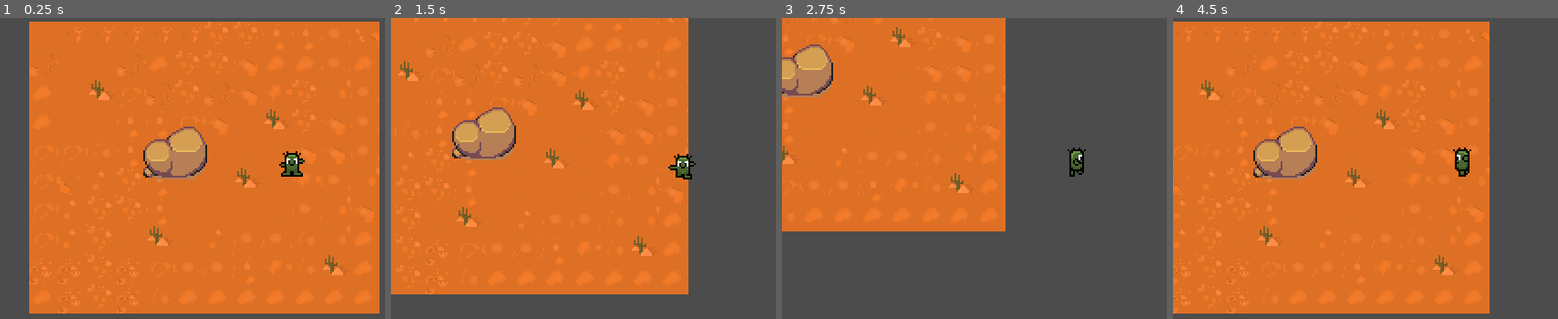
Above: before the commit, frames 1-4 (left to right).
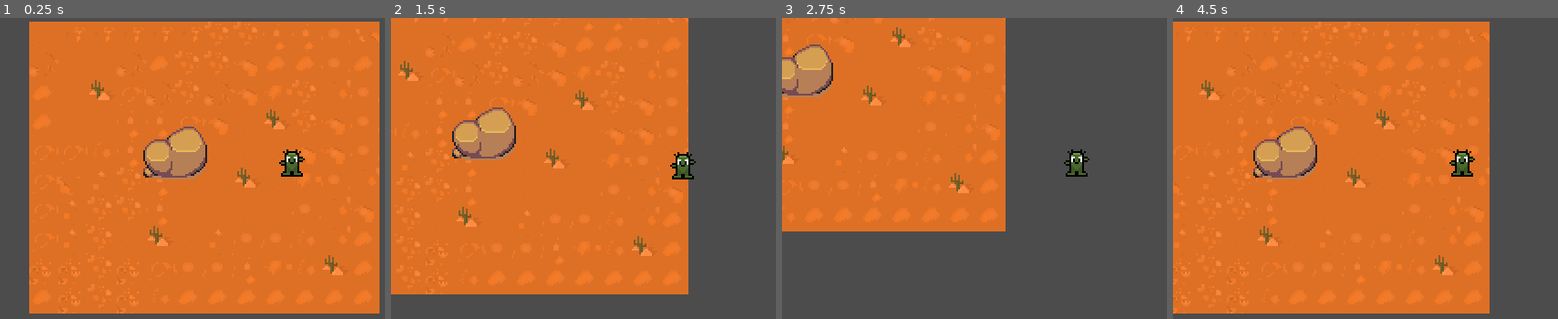
Above: after the commit, the same moments.

Repository: dsp125/CactusGame
Game: Godot game, scene res://World.tscn
Two runs of this game, one before a commit and one after it. Both use one fixed random seed, a clock stepped at 60 frames per second and the inputs below.
Inputs:
- Up to frame 1 (0.25 s): no input
- Up to frame 2 (1.5 s): tap Enter at 0.5 s; hold Right (ui_right) 0.53-1.28 s; hold Down (ui_down) from 1.28 s (still down)
- Up to frame 3 (2.75 s): release Down (ui_down) at 2.03 s; hold Right (ui_right) from 2.03 s (still down)
- Up to frame 4 (4.5 s): release Right (ui_right) at 2.78 s; hold Up (ui_up) 2.78-3.53 s; hold Left (ui_left) from 3.53 s (still down)

The runs differ from the first frame. In frame 1, 0.2% of the frame differs, in the area x 72-80%, y 43-50%; in frame 2, 0.2%; in frame 3, 0.3%; in frame 4, 0.3%, in the area x 71-79%, y 43-53%.

Commit message:
Updated Player anim and Hitboxes

Diff:
--- /dev/null
+++ b/Hitboxes/Hitbox.tscn
@@ -0,0 +1,5 @@
+[gd_scene format=2]
+
+[node name="Hitbox" type="Area2D"]
+
+[node name="CollisionShape2D" type="CollisionShape2D" parent="."]
--- /dev/null
+++ b/Hurtboxes/Hurtbox.tscn
@@ -0,0 +1,5 @@
+[gd_scene format=2]
+
+[node name="Hurtbox" type="Area2D"]
+
+[node name="CollisionShape2D" type="CollisionShape2D" parent="."]
--- a/Player/Player.tscn
+++ b/Player/Player.tscn
@@ -1,12 +1,93 @@
-[gd_scene load_steps=40 format=2]
+[gd_scene load_steps=59 format=2]
 
 [ext_resource path="res://Player/Player.gd" type="Script" id=1]
 [ext_resource path="res://Sprites/lovebud-Sheet.png" type="Texture" id=2]
+[ext_resource path="res://Hurtboxes/Hurtbox.tscn" type="PackedScene" id=3]
 
 [sub_resource type="CapsuleShape2D" id=1]
 radius = 5.0
 height = 8.0
 
+[sub_resource type="Animation" id=47]
+resource_name = "DamageDown"
+length = 0.6
+tracks/0/type = "value"
+tracks/0/path = NodePath("Sprite:frame")
+tracks/0/interp = 1
+tracks/0/loop_wrap = true
+tracks/0/imported = false
+tracks/0/enabled = true
+tracks/0/keys = {
+"times": PoolRealArray( 0, 0.1, 0.2, 0.3, 0.4, 0.5 ),
+"transitions": PoolRealArray( 1, 1, 1, 1, 1, 1 ),
+"update": 1,
+"values": [ 144, 145, 146, 147, 148, 149 ]
+}
+
+[sub_resource type="Animation" id=48]
+resource_name = "DamageLeft"
+length = 0.6
+tracks/0/type = "value"
+tracks/0/path = NodePath("Sprite:frame")
+tracks/0/interp = 1
+tracks/0/loop_wrap = true
+tracks/0/imported = false
+tracks/0/enabled = true
+tracks/0/keys = {
+"times": PoolRealArray( 0, 0.1, 0.2, 0.3, 0.4, 0.5 ),
+"transitions": PoolRealArray( 1, 1, 1, 1, 1, 1 ),
+"update": 1,
+"values": [ 135, 136, 137, 138, 139, 140 ]
+}
+
+[sub_resource type="Animation" id=49]
+resource_name = "DamageRight"
+length = 0.6
+tracks/0/type = "value"
+tracks/0/path = NodePath("Sprite:frame")
+tracks/0/interp = 1
+tracks/0/loop_wrap = true
+tracks/0/imported = false
+tracks/0/enabled = true
+tracks/0/keys = {
+"times": PoolRealArray( 0, 0.1, 0.2, 0.3, 0.4, 0.5 ),
+"transitions": PoolRealArray( 1, 1, 1, 1, 1, 1 ),
+"update": 1,
+"values": [ 117, 118, 119, 120, 121, 122 ]
+}
+
+[sub_resource type="Animation" id=50]
+resource_name = "DamageUp"
+length = 0.6
+tracks/0/type = "value"
+tracks/0/path = NodePath("Sprite:frame")
+tracks/0/interp = 1
+tracks/0/loop_wrap = true
+tracks/0/imported = false
+tracks/0/enabled = true
+tracks/0/keys = {
+"times": PoolRealArray( 0, 0.1, 0.2, 0.3, 0.4, 0.5 ),
+"transitions": PoolRealArray( 1, 1, 1, 1, 1, 1 ),
+"update": 1,
+"values": [ 126, 127, 128, 129, 130, 131 ]
+}
+
+[sub_resource type="Animation" id=51]
+resource_name = "Dance"
+length = 0.6
+tracks/0/type = "value"
+tracks/0/path = NodePath("Sprite:frame")
+tracks/0/interp = 1
+tracks/0/loop_wrap = true
+tracks/0/imported = false
+tracks/0/enabled = true
+tracks/0/keys = {
+"times": PoolRealArray( 0, 0.1, 0.2, 0.3, 0.4, 0.5 ),
+"transitions": PoolRealArray( 1, 1, 1, 1, 1, 1 ),
+"update": 1,
+"values": [ 163, 164, 165, 166, 167, 168 ]
+}
+
 [sub_resource type="Animation" id=45]
 resource_name = "Death"
 length = 0.8
@@ -20,7 +101,7 @@
 "times": PoolRealArray( 0, 0.1, 0.2, 0.3, 0.4, 0.5, 0.6, 0.7 ),
 "transitions": PoolRealArray( 1, 1, 1, 1, 1, 1, 1, 1 ),
 "update": 1,
-"values": [ 195, 196, 197, 198, 199, 200, 201, 202 ]
+"values": [ 153, 154, 155, 156, 157, 158, 159, 160 ]
 }
 
 [sub_resource type="Animation" id=4]
@@ -37,7 +118,7 @@
 "times": PoolRealArray( 0, 0.1, 0.2, 0.3, 0.4, 0.5 ),
 "transitions": PoolRealArray( 1, 1, 1, 1, 1, 1 ),
 "update": 1,
-"values": [ 91, 92, 93, 94, 95, 96 ]
+"values": [ 55, 56, 57, 58, 59, 60 ]
 }
 
 [sub_resource type="Animation" id=5]
@@ -54,7 +135,7 @@
 "times": PoolRealArray( 0, 0.1, 0.2, 0.3, 0.4, 0.5 ),
 "transitions": PoolRealArray( 1, 1, 1, 1, 1, 1 ),
 "update": 1,
-"values": [ 61, 62, 63, 64, 65, 66 ]
+"values": [ 37, 38, 39, 40, 41, 42 ]
 }
 
 [sub_resource type="Animation" id=6]
@@ -71,7 +152,7 @@
 "times": PoolRealArray( 0, 0.1, 0.2, 0.3, 0.4, 0.5 ),
 "transitions": PoolRealArray( 1, 1, 1, 1, 1, 1 ),
 "update": 1,
-"values": [ 76, 77, 78, 79, 80, 81 ]
+"values": [ 46, 47, 48, 49, 50, 51 ]
 }
 
 [sub_resource type="Animation" id=7]
@@ -88,7 +169,7 @@
 "times": PoolRealArray( 0, 0.1, 0.2, 0.3, 0.4, 0.5 ),
 "transitions": PoolRealArray( 1, 1, 1, 1, 1, 1 ),
 "update": 1,
-"values": [ 106, 107, 108, 109, 110, 111 ]
+"values": [ 64, 65, 66, 67, 68, 69 ]
 }
 
 [sub_resource type="Animation" id=14]
@@ -142,10 +223,10 @@
 tracks/1/imported = false
 tracks/1/enabled = true
 tracks/1/keys = {
-"times": PoolRealArray( 0, 0.08, 0.16, 0.24, 0.38, 0.5, 0.6, 0.7 ),
+"times": PoolRealArray( 0, 0.08, 0.16, 0.24, 0.38, 0.500906, 0.6, 0.7 ),
 "transitions": PoolRealArray( 1, 1, 1, 1, 1, 1, 1, 1 ),
 "update": 1,
-"values": [ 165, 166, 167, 168, 169, 170, 171, 172 ]
+"values": [ 99, 100, 101, 102, 103, 104, 105, 106 ]
 }
 
 [sub_resource type="Animation" id=31]
@@ -158,10 +239,10 @@
 tracks/0/imported = false
 tracks/0/enabled = true
 tracks/0/keys = {
-"times": PoolRealArray( 0, 0.07, 0.16, 0.24, 0.38, 0.5, 0.6, 0.7 ),
+"times": PoolRealArray( 0, 0.0718128, 0.16, 0.239094, 0.38, 0.501813, 0.6, 0.7 ),
 "transitions": PoolRealArray( 1, 1, 1, 1, 1, 1, 1, 1 ),
 "update": 1,
-"values": [ 135, 136, 137, 138, 139, 140, 141, 142 ]
+"values": [ 81, 82, 83, 84, 85, 86, 87, 88 ]
 }
 tracks/1/type = "method"
 tracks/1/path = NodePath(".")
@@ -188,10 +269,10 @@
 tracks/0/imported = false
 tracks/0/enabled = true
 tracks/0/keys = {
-"times": PoolRealArray( 0, 0.07, 0.16, 0.24, 0.38, 0.5, 0.6, 0.7 ),
+"times": PoolRealArray( 0, 0.07, 0.16, 0.24, 0.38, 0.500906, 0.6, 0.7 ),
 "transitions": PoolRealArray( 1, 1, 1, 1, 1, 1, 1, 1 ),
 "update": 1,
-"values": [ 150, 151, 152, 153, 154, 155, 156, 157 ]
+"values": [ 90, 91, 92, 93, 94, 95, 96, 97 ]
 }
 tracks/1/type = "method"
 tracks/1/path = NodePath(".")
@@ -218,10 +299,10 @@
 tracks/0/imported = false
 tracks/0/enabled = true
 tracks/0/keys = {
-"times": PoolRealArray( 0, 0.07, 0.16, 0.24, 0.38, 0.5, 0.6, 0.7 ),
+"times": PoolRealArray( 0, 0.07, 0.16, 0.240906, 0.38, 0.5, 0.6, 0.7 ),
 "transitions": PoolRealArray( 1, 1, 1, 1, 1, 1, 1, 1 ),
 "update": 1,
-"values": [ 180, 181, 182, 183, 184, 185, 186, 187 ]
+"values": [ 108, 109, 110, 111, 112, 113, 114, 115 ]
 }
 tracks/1/type = "method"
 tracks/1/path = NodePath(".")
@@ -238,6 +319,70 @@
 } ]
 }
 
+[sub_resource type="Animation" id=52]
+resource_name = "SmashDown"
+length = 0.6
+tracks/0/type = "value"
+tracks/0/path = NodePath("Sprite:frame")
+tracks/0/interp = 1
+tracks/0/loop_wrap = true
+tracks/0/imported = false
+tracks/0/enabled = true
+tracks/0/keys = {
+"times": PoolRealArray( 0, 0.1, 0.2, 0.34804, 0.452572, 0.500906 ),
+"transitions": PoolRealArray( 1, 1, 1, 1, 1, 1 ),
+"update": 1,
+"values": [ 244, 245, 246, 247, 248, 249 ]
+}
+
+[sub_resource type="Animation" id=63]
+resource_name = "SmashLeft"
+length = 0.6
+tracks/0/type = "value"
+tracks/0/path = NodePath("Sprite:frame")
+tracks/0/interp = 1
+tracks/0/loop_wrap = true
+tracks/0/imported = false
+tracks/0/enabled = true
+tracks/0/keys = {
+"times": PoolRealArray( 0, 0.1, 0.2, 0.35, 0.45, 0.5 ),
+"transitions": PoolRealArray( 1, 1, 1, 1, 1, 1 ),
+"update": 1,
+"values": [ 262, 263, 264, 265, 266, 267 ]
+}
+
+[sub_resource type="Animation" id=62]
+resource_name = "SmashRight"
+length = 0.6
+tracks/0/type = "value"
+tracks/0/path = NodePath("Sprite:frame")
+tracks/0/interp = 1
+tracks/0/loop_wrap = true
+tracks/0/imported = false
+tracks/0/enabled = true
+tracks/0/keys = {
+"times": PoolRealArray( 0, 0.1, 0.2, 0.35, 0.44, 0.503626 ),
+"transitions": PoolRealArray( 1, 1, 1, 1, 1, 1 ),
+"update": 1,
+"values": [ 253, 254, 255, 256, 257, 258 ]
+}
+
+[sub_resource type="Animation" id=64]
+resource_name = "SmashUp"
+length = 0.6
+tracks/0/type = "value"
+tracks/0/path = NodePath("Sprite:frame")
+tracks/0/interp = 1
+tracks/0/loop_wrap = true
+tracks/0/imported = false
+tracks/0/enabled = true
+tracks/0/keys = {
+"times": PoolRealArray( 0, 0.1, 0.2, 0.347134, 0.453479, 0.5 ),
+"transitions": PoolRealArray( 1, 1, 1, 1, 1, 1 ),
+"update": 1,
+"values": [ 271, 272, 273, 274, 275, 276 ]
+}
+
 [sub_resource type="Animation" id=15]
 resource_name = "Spawn"
 length = 0.8
@@ -251,7 +396,135 @@
 "times": PoolRealArray( 0, 0.1, 0.2, 0.3, 0.4, 0.5, 0.6, 0.7 ),
 "transitions": PoolRealArray( 1, 1, 1, 1, 1, 1, 1, 1 ),
 "update": 1,
-"values": [ 120, 121, 122, 123, 124, 125, 126, 127 ]
+"values": [ 72, 73, 74, 75, 76, 77, 78, 79 ]
+}
+
+[sub_resource type="Animation" id=53]
+resource_name = "ThornDown"
+length = 0.6
+tracks/0/type = "value"
+tracks/0/path = NodePath("Sprite:frame")
+tracks/0/interp = 1
+tracks/0/loop_wrap = true
+tracks/0/imported = false
+tracks/0/enabled = true
+tracks/0/keys = {
+"times": PoolRealArray( 0, 0.1, 0.2, 0.3, 0.4, 0.5 ),
+"transitions": PoolRealArray( 1, 1, 1, 1, 1, 1 ),
+"update": 1,
+"values": [ 181, 182, 183, 184, 185, 186 ]
+}
+
+[sub_resource type="Animation" id=54]
+resource_name = "ThornIdleDown"
+length = 0.6
+tracks/0/type = "value"
+tracks/0/path = NodePath("Sprite:frame")
+tracks/0/interp = 1
+tracks/0/loop_wrap = true
+tracks/0/imported = false
+tracks/0/enabled = true
+tracks/0/keys = {
+"times": PoolRealArray( 0, 0.1, 0.2, 0.3, 0.4, 0.5 ),
+"transitions": PoolRealArray( 1, 1, 1, 1, 1, 1 ),
+"update": 1,
+"values": [ 226, 227, 228, 229, 230, 231 ]
+}
+
+[sub_resource type="Animation" id=55]
+resource_name = "ThornIdleRight"
+length = 0.6
+tracks/0/type = "value"
+tracks/0/path = NodePath("Sprite:frame")
+tracks/0/interp = 1
+tracks/0/loop_wrap = true
+tracks/0/imported = false
+tracks/0/enabled = true
+tracks/0/keys = {
+"times": PoolRealArray( 0, 0.1, 0.2, 0.3, 0.4, 0.5 ),
+"transitions": PoolRealArray( 1, 1, 1, 1, 1, 1 ),
+"update": 1,
+"values": [ 217, 218, 219, 220, 221, 222 ]
+}
+
+[sub_resource type="Animation" id=56]
+resource_name = "ThornIdleUp"
+length = 0.6
+tracks/0/type = "value"
+tracks/0/path = NodePath("Sprite:frame")
+tracks/0/interp = 1
+tracks/0/loop_wrap = true
+tracks/0/imported = false
+tracks/0/enabled = true
+tracks/0/keys = {
+"times": PoolRealArray( 0, 0.1, 0.2, 0.3, 0.4, 0.5 ),
+"transitions": PoolRealArray( 1, 1, 1, 1, 1, 1 ),
+"update": 1,
+"values": [ 235, 236, 237, 238, 239, 240 ]
+}
+
+[sub_resource type="Animation" id=57]
+resource_name = "ThornLeft"
+length = 0.6
+tracks/0/type = "value"
+tracks/0/path = NodePath("Sprite:frame")
+tracks/0/interp = 1
+tracks/0/loop_wrap = true
+tracks/0/imported = false
+tracks/0/enabled = true
+tracks/0/keys = {
+"times": PoolRealArray( 0, 0.1, 0.2, 0.3, 0.4, 0.5 ),
+"transitions": PoolRealArray( 1, 1, 1, 1, 1, 1 ),
+"update": 1,
+"values": [ 190, 191, 192, 193, 194, 195 ]
+}
+
+[sub_resource type="Animation" id=58]
+resource_name = "ThornLeftIdle"
+length = 0.6
+tracks/0/type = "value"
+tracks/0/path = NodePath("Sprite:frame")
+tracks/0/interp = 1
+tracks/0/loop_wrap = true
+tracks/0/imported = false
+tracks/0/enabled = true
+tracks/0/keys = {
+"times": PoolRealArray( 0, 0.1, 0.2, 0.3, 0.4, 0.5 ),
+"transitions": PoolRealArray( 1, 1, 1, 1, 1, 1 ),
+"update": 1,
+"values": [ 208, 209, 210, 211, 212, 213 ]
+}
+
+[sub_resource type="Animation" id=59]
+resource_name = "ThornRight"
+length = 0.6
+tracks/0/type = "value"
+tracks/0/path = NodePath("Sprite:frame")
+tracks/0/interp = 1
+tracks/0/loop_wrap = true
+tracks/0/imported = false
+tracks/0/enabled = true
+tracks/0/keys = {
+"times": PoolRealArray( 0, 0.1, 0.2, 0.3, 0.4, 0.5 ),
+"transitions": PoolRealArray( 1, 1, 1, 1, 1, 1 ),
+"update": 1,
+"values": [ 172, 173, 174, 175, 176, 177 ]
+}
+
+[sub_resource type="Animation" id=60]
+resource_name = "ThornUp"
+length = 0.6
+tracks/0/type = "value"
+tracks/0/path = NodePath("Sprite:frame")
+tracks/0/interp = 1
+tracks/0/loop_wrap = true
+tracks/0/imported = false
+tracks/0/enabled = true
+tracks/0/keys = {
+"times": PoolRealArray( 0, 0.1, 0.2, 0.3, 0.4, 0.5 ),
+"transitions": PoolRealArray( 1, 1, 1, 1, 1, 1 ),
+"update": 1,
+"values": [ 199, 200, 201, 202, 203, 204 ]
 }
 
 [sub_resource type="Animation" id=11]
@@ -268,7 +541,7 @@
 "times": PoolRealArray( 0, 0.1, 0.2, 0.3, 0.4, 0.5 ),
 "transitions": PoolRealArray( 1, 1, 1, 1, 1, 1 ),
 "update": 1,
-"values": [ 16, 17, 18, 19, 20, 21 ]
+"values": [ 10, 11, 12, 13, 14, 15 ]
 }
 
 [sub_resource type="Animation" id=12]
@@ -285,7 +558,7 @@
 "times": PoolRealArray( 0, 0.1, 0.2, 0.3, 0.4, 0.5 ),
 "transitions": PoolRealArray( 1, 1, 1, 1, 1, 1 ),
 "update": 1,
-"values": [ 46, 47, 48, 49, 50, 51 ]
+"values": [ 28, 29, 30, 31, 32, 33 ]
 }
 
 [sub_resource type="Animation" id=2]
@@ -319,7 +592,7 @@
 "times": PoolRealArray( 0, 0.1, 0.2, 0.3, 0.4, 0.5 ),
 "transitions": PoolRealArray( 1, 1, 1, 1, 1, 1 ),
 "update": 1,
-"values": [ 31, 32, 33, 34, 35, 36 ]
+"values": [ 19, 20, 21, 22, 23, 24 ]
 }
 
 [sub_resource type="AnimationNodeAnimation" id=16]
@@ -413,6 +686,10 @@
 
 [sub_resource type="AnimationNodeStateMachinePlayback" id=28]
 
+[sub_resource type="CapsuleShape2D" id=61]
+radius = 8.0
+height = 0.0
+
 [node name="Player" type="KinematicBody2D"]
 script = ExtResource( 1 )
 __meta__ = {
@@ -422,8 +699,8 @@
 [node name="Sprite" type="Sprite" parent="."]
 position = Vector2( 0, -11 )
 texture = ExtResource( 2 )
-hframes = 15
-vframes = 15
+hframes = 9
+vframes = 31
 frame = 54
 
 [node name="CollisionShape2D" type="CollisionShape2D" parent="."]
@@ -431,6 +708,11 @@
 shape = SubResource( 1 )
 
 [node name="AnimationPlayer" type="AnimationPlayer" parent="."]
+anims/DamageDown = SubResource( 47 )
+anims/DamageLeft = SubResource( 48 )
+anims/DamageRight = SubResource( 49 )
+anims/DamageUp = SubResource( 50 )
+anims/Dance = SubResource( 51 )
 anims/Death = SubResource( 45 )
 "anims/Idle Down" = SubResource( 4 )
 "anims/Idle Left" = SubResource( 5 )
@@ -441,7 +723,19 @@
 "anims/Roll Left" = SubResource( 31 )
 "anims/Roll Right" = SubResource( 29 )
 "anims/Roll Up" = SubResource( 43 )
+anims/SmashDown = SubResource( 52 )
+anims/SmashLeft = SubResource( 63 )
+anims/SmashRight = SubResource( 62 )
+anims/SmashUp = SubResource( 64 )
 anims/Spawn = SubResource( 15 )
+anims/ThornDown = SubResource( 53 )
+anims/ThornIdleDown = SubResource( 54 )
+anims/ThornIdleRight = SubResource( 55 )
+anims/ThornIdleUp = SubResource( 56 )
+anims/ThornLeft = SubResource( 57 )
+anims/ThornLeftIdle = SubResource( 58 )
+anims/ThornRight = SubResource( 59 )
+anims/ThornUp = SubResource( 60 )
 "anims/Walk Down" = SubResource( 11 )
 "anims/Walk Left" = SubResource( 12 )
 "anims/Walk Right" = SubResource( 2 )
@@ -450,8 +744,15 @@
 [node name="AnimationTree" type="AnimationTree" parent="."]
 tree_root = SubResource( 27 )
 anim_player = NodePath("../AnimationPlayer")
-active = true
 parameters/playback = SubResource( 28 )
 parameters/Idle/blend_position = Vector2( 0, 0.619266 )
 parameters/Roll/blend_position = Vector2( 0, 0.7173 )
 parameters/Walk/blend_position = Vector2( 0.0047543, 0.594828 )
+
+[node name="Hurtbox" parent="." instance=ExtResource( 3 )]
+
+[node name="CollisionShape2D" parent="Hurtbox" index="0"]
+position = Vector2( 0, -11 )
+shape = SubResource( 61 )
+
+[editable path="Hurtbox"]
--- a/project.godot
+++ b/project.godot
@@ -85,6 +85,12 @@
  ]
 }
 
+[layer_names]
+
+2d_render/layer_1="World"
+2d_render/layer_2="PlayerHurtbox"
+2d_render/layer_3="EnemyHurtbox"
+
 [physics]
 
 common/enable_pause_aware_picking=true
Binary file changed: Sprites/lovebud-Sheet.png
